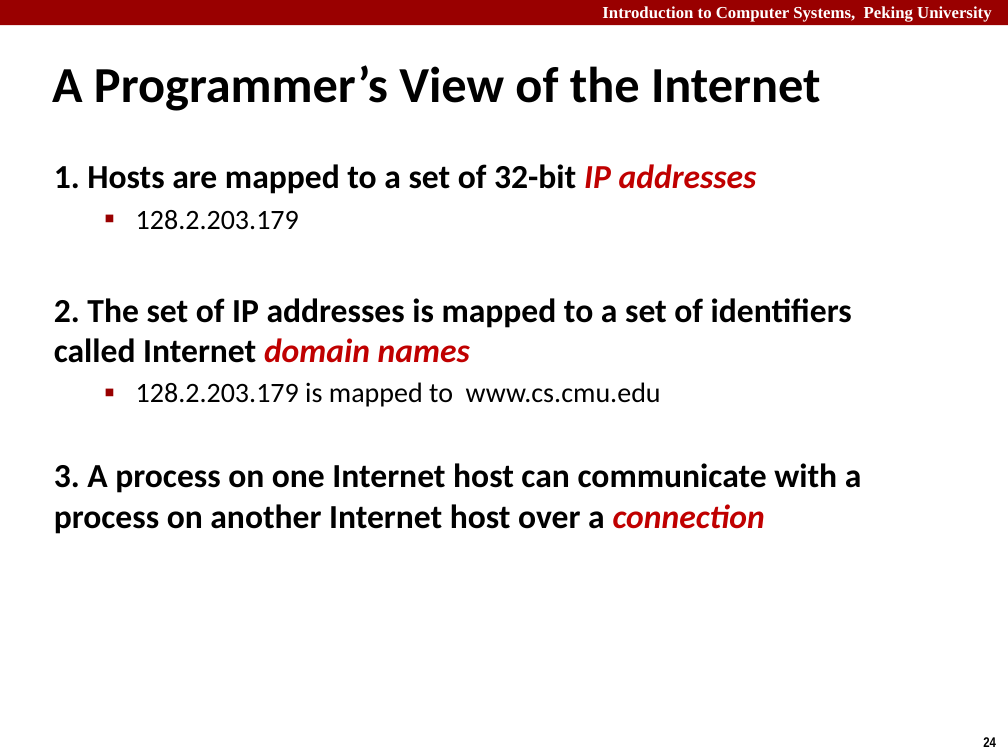
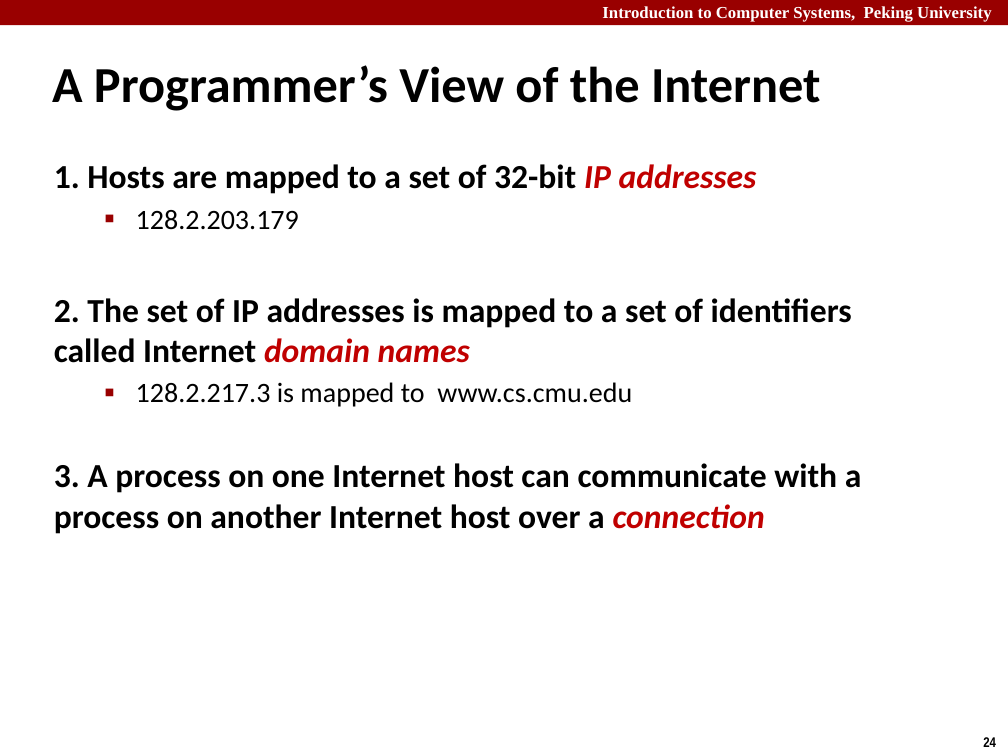
Before and after one commit to caodg/ics, a slide deck: slide 24 of slides/B08-NET1-internet.pptx. Drawn at 1008x756 pixels with LibreOffice and Linux fonts; fonts in the diff are those of the drawing. Boxes give left, top, right and bottom in pixels: in the first picture for what was removed or moved away, otherwise in the second. Text is boxed around its words. In the diff, an @@ line names an element or a change of style, - is before the commit and + after.

```diff
--- a/slides/B08-NET1-internet.pptx
+++ b/slides/B08-NET1-internet.pptx
@@ text at <box>136,382,632,407</box>: text changed @@
-  ▪ 128.2.203.179 is mapped to www.cs.cmu.edu
+  ▪ 128.2.217.3 is mapped to www.cs.cmu.edu
```
Also in this commit, not shown: 11 other slides changed, 1 other file.
